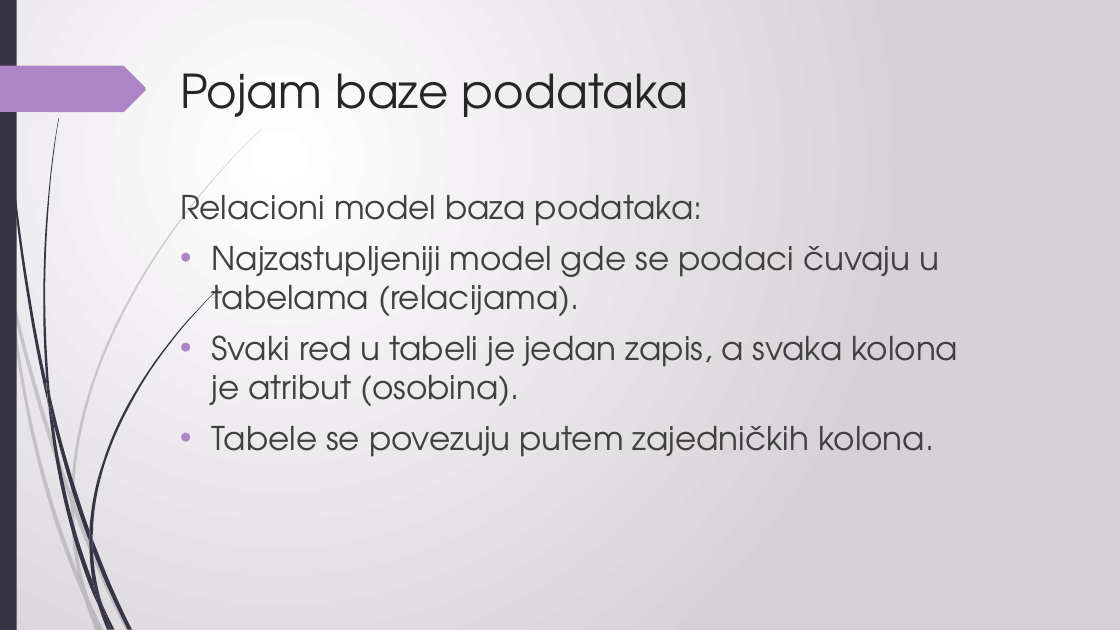
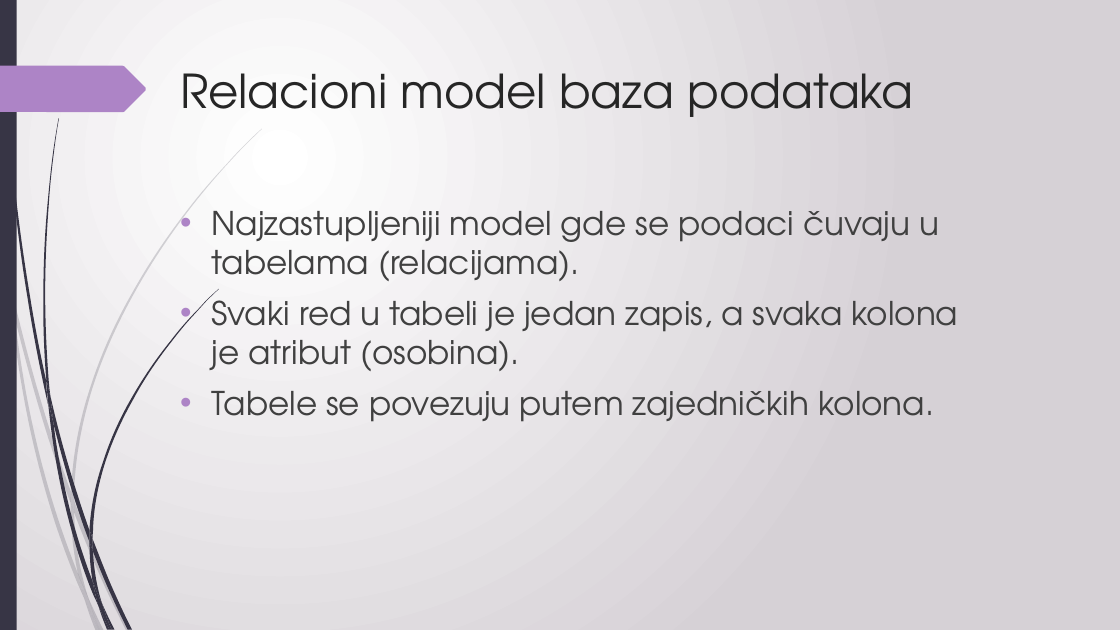
Before and after one commit to sanastojanovic/MNRI, a slide deck: slide 9 of 2025_seminarski/ml24821_Tanja_Sevic/bazePodataka.pptx. Drawn at 1120x630 pixels with LibreOffice and Linux fonts; fonts in the diff are those of the drawing. Boxes give left, top, right and bottom in pixels: in the first picture for what was removed or moved away, otherwise in the second. Text is boxed around its words. In the diff, an @@ line names an element or a change of style, - is before the commit and + after.

```diff
--- a/2025_seminarski/ml24821_Tanja_Sevic/bazePodataka.pptx
+++ b/2025_seminarski/ml24821_Tanja_Sevic/bazePodataka.pptx
@@ title at (180,73,913,117): text changed @@
-Pojam baze podataka
+Relacioni model baza podataka
@@ text "Najzastupljeniji model gde se podaci ...": place and size @@
-text "Najzastupljeniji model gde se podaci ..." at (180,193,958,457)
+text "Najzastupljeniji model gde se podaci ..." at (212,211,958,422)
@@ text at (180,193,703,226): paragraph removed @@
-Relacioni model baza podataka:
```
Also in this commit, not shown: 18 other slides changed.
